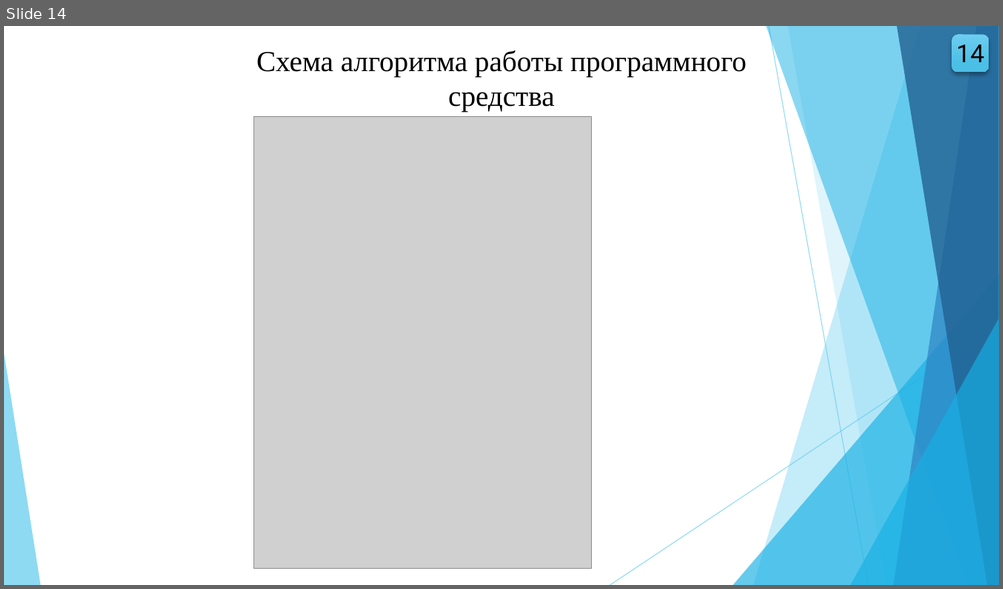
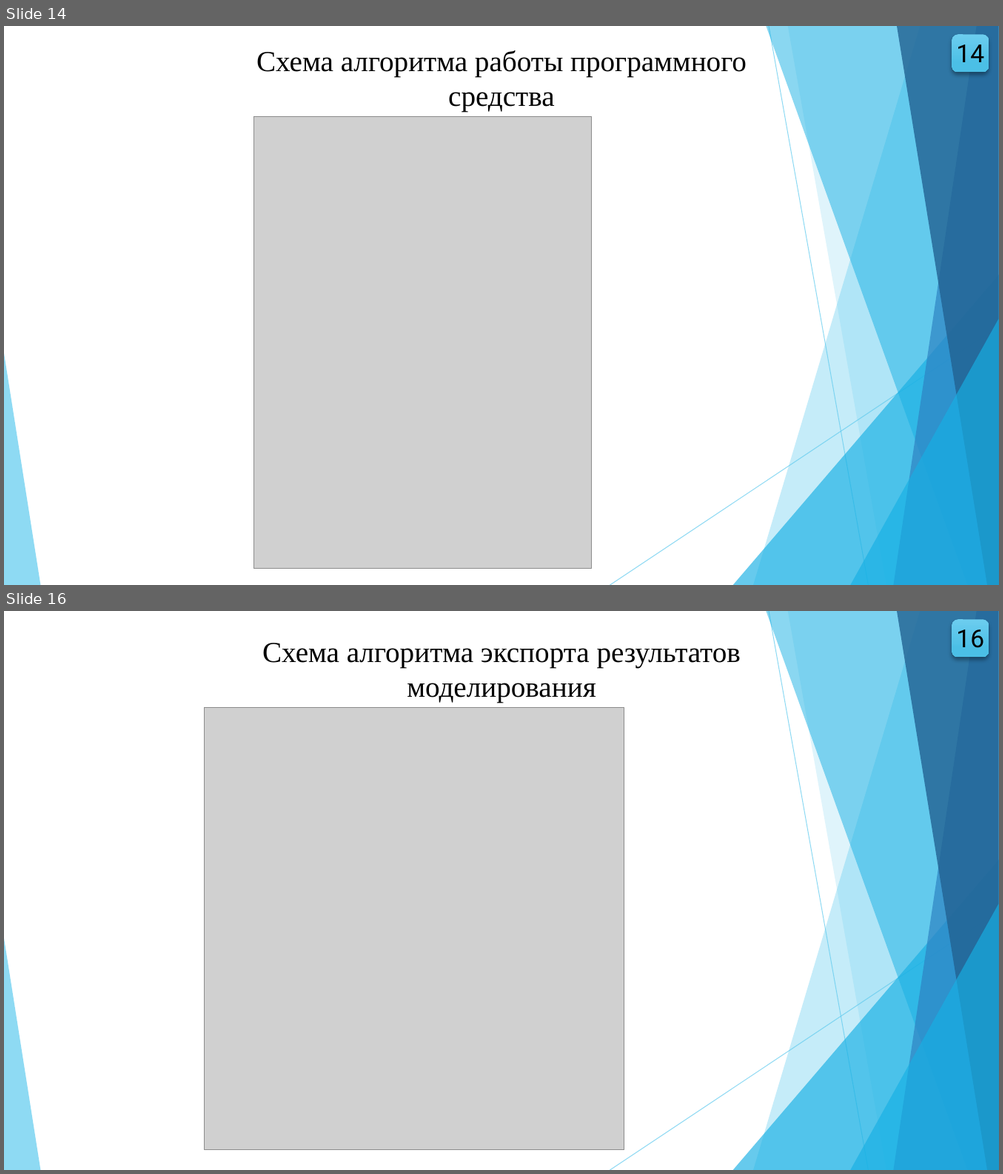
Before and after one commit to wolfufu/EpidemicModelsApp, a slide deck: VKR_Volkova_VMO41.pptx. Shown one above the other, each under a label of ours: slide 14 before the commit, slides 14 and 16 after it; the slides between them are not shown. The pictures are 1003x589 and 1003x1174 pixels, drawn with LibreOffice and Linux fonts; fonts in the diff are those of the drawing; grey boxes stand for pictures. Boxes give left, top, right and bottom in pixels: in the first picture for what was removed or moved away, otherwise in the second. Text is boxed around its words. In the diff, an @@ line names an element or a change of style, - is before the commit and + after.

```diff
--- a/VKR_Volkova_VMO41.pptx
+++ b/VKR_Volkova_VMO41.pptx
@@ slide 16 added at [4, 611, 999, 1170], background #FFFFFF; not listed: 10 template elements that a slide beside it also shows @@
@@ rounded rectangle added at [951, 619, 989, 657], fill gradient #6CCDF0 to #4BC0E6 @@
@@ text added at [956, 629, 984, 648], 24 pt, text #000000 @@
+16
@@ text added at [262, 643, 740, 703], 28 pt, text #000000 @@
+Схема алгоритма экспорта результатов моделирования
@@ picture added at [205, 707, 624, 1150] @@
```
Also in this commit, not shown: 7 slides changed, 1 other slide added, 7 other files.
